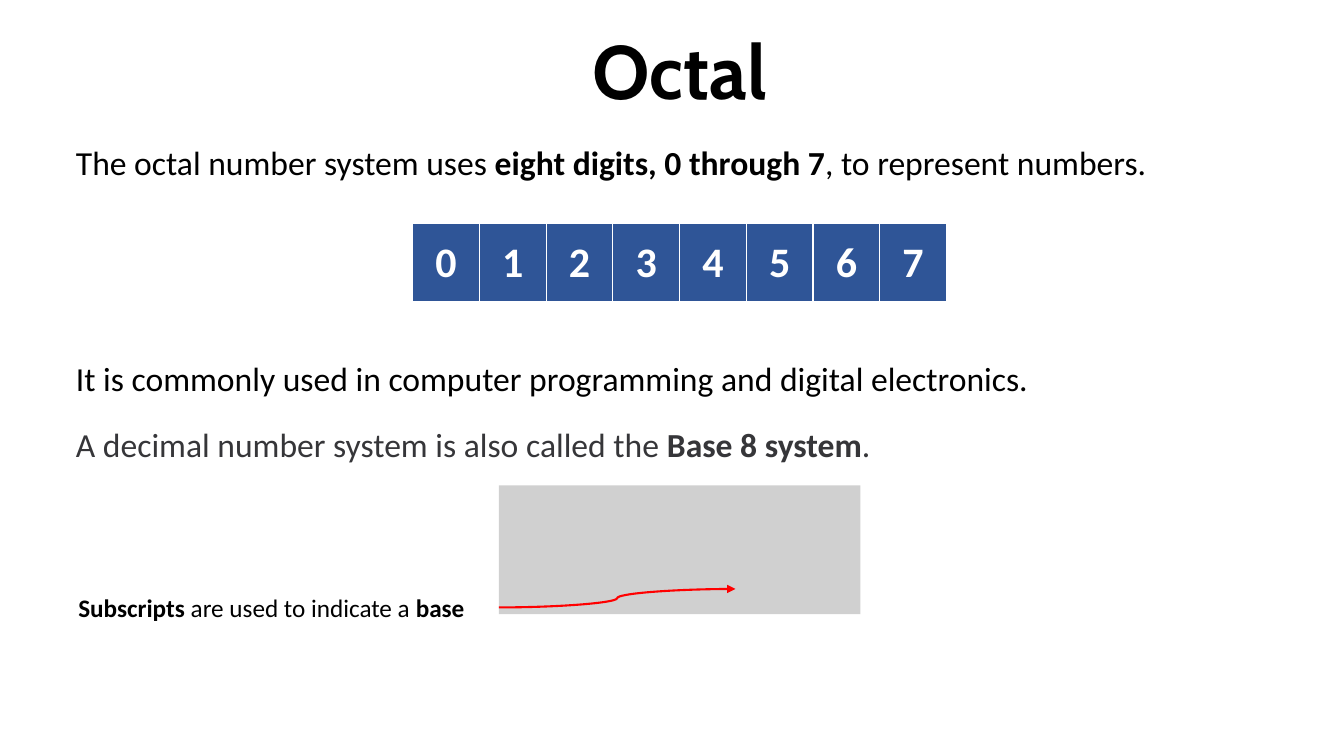
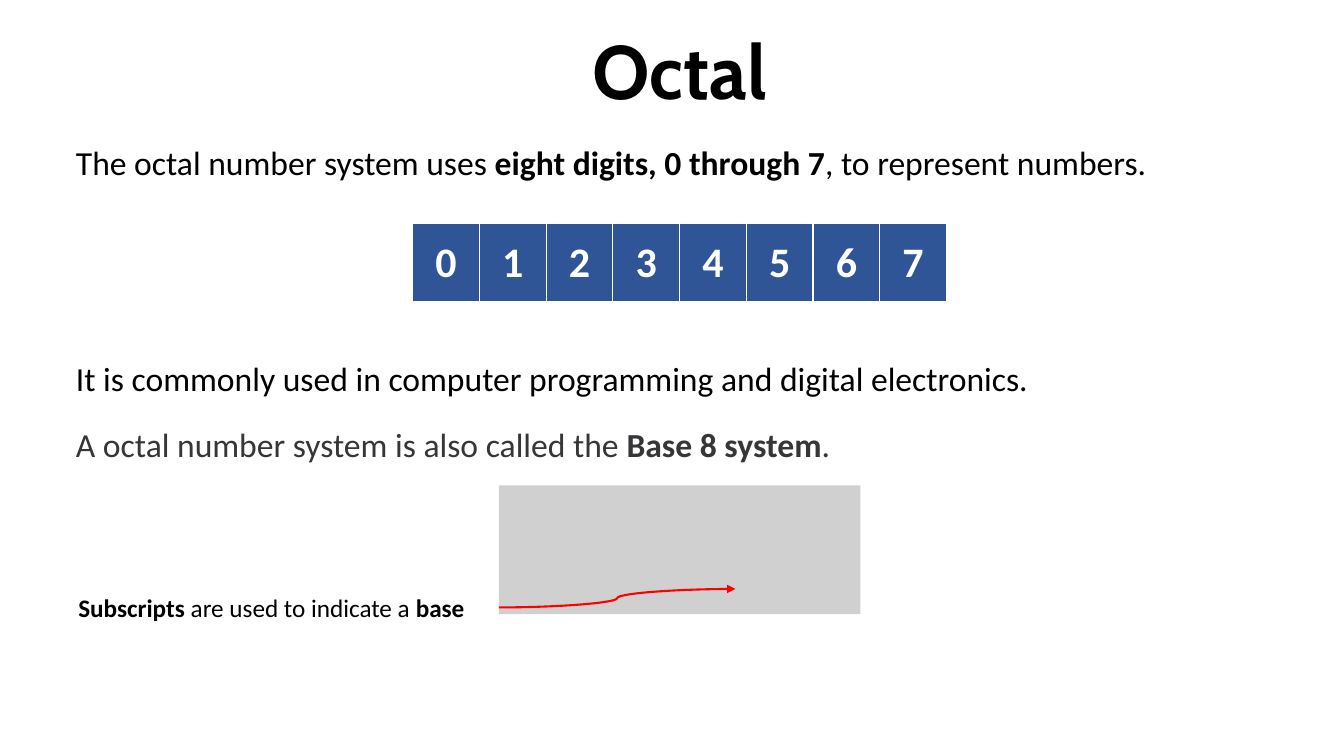
Before and after one commit to robitussin/CCS0001, a slide deck: slide 6 of Number System Conversion.pptx. Drawn at 1344x756 pixels with LibreOffice and Linux fonts; fonts in the diff are those of the drawing; grey boxes stand for pictures. Boxes give left, top, right and bottom in pixels: in the first picture for what was removed or moved away, otherwise in the second. Text is boxed around its words. In the diff, an @@ line names an element or a change of style, - is before the commit and + after.

```diff
--- a/Number System Conversion.pptx
+++ b/Number System Conversion.pptx
@@ text at [76,433,830,463]: text changed @@
-A decimal number system is also called the Base 8 system.
+A octal number system is also called the Base 8 system.
```
Also in this commit, not shown: 3 other slides changed, 1 other file.
